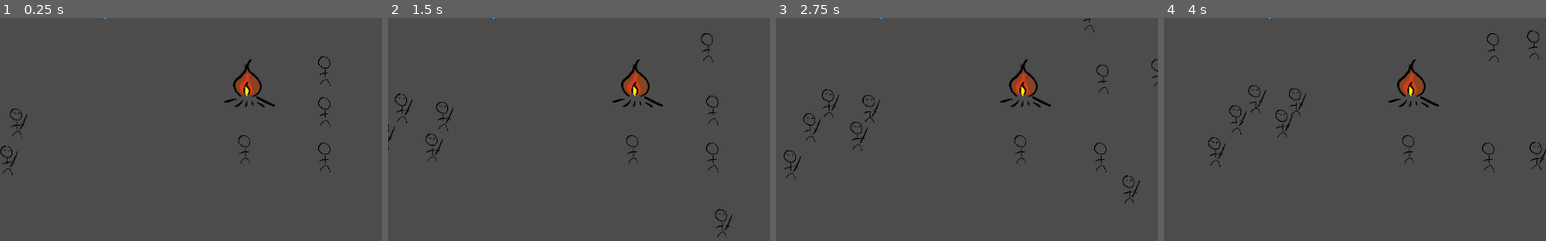
Above: before the commit, frames 1-4 (left to right).
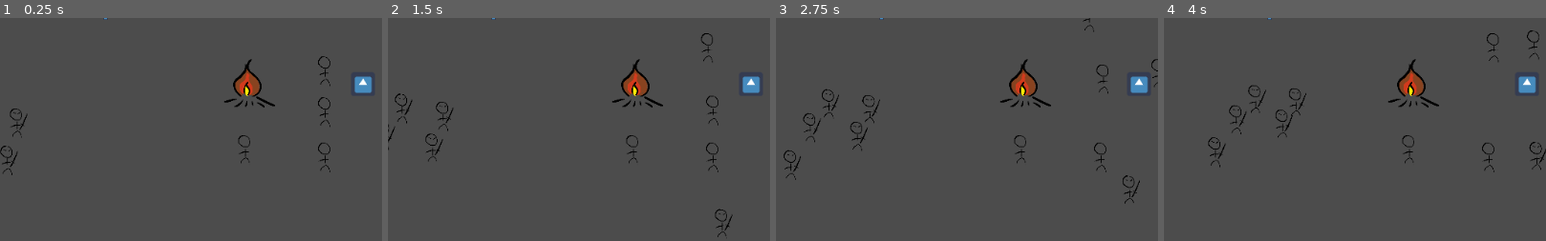
Above: after the commit, the same moments.

Repository: fedzel/pimi-tdogotit
Game: Godot game, scene res://Scenes/World.tscn
Two runs of this game, one before a commit and one after it. Both use one fixed random seed, a clock stepped at 60 frames per second and the inputs below. The engine's default icon, where the game draws it, is replaced by a stand-in: a white triangle on a blue panel in a dark square.
Inputs (mouse positions are % of the whole screen's width and height, from its top left):
- Up to frame 1 (0.25 s): no input
- Up to frame 2 (1.5 s): move the mouse to (54, 14) at 0.52 s; press the mouse at (54, 14) at 0.53 s; move the mouse to (59, 20) at 1.27 s; release the mouse at (59, 20) at 1.28 s; tap Middle mouse button (middle_mouse_button) at 1.35 s; click (59, 20) at 1.42 s
- Up to frame 3 (2.75 s): move the mouse to (60, 11) at 2.02 s; press the mouse at (60, 11) at 2.03 s
- Up to frame 4 (4 s): move the mouse to (76, 74) at 2.77 s; release the mouse at (76, 74) at 2.78 s; tap Middle mouse button (middle_mouse_button) at 2.85 s; click (76, 74) at 2.92 s; move the mouse to (71, 80) at 3.52 s; press the mouse at (71, 80) at 3.53 s
The pictures show only the part of the screen within x 14-64%, y 31-81%; the shares and areas given below are measured in that part.

The runs differ from the first frame. In frame 1, 0.4% of the frame differs, in the area x 92-98%, y 26-34%; in frame 2, 0.4%; in frame 3, 0.4%; in frame 4, 0.4%.

Commit message:
Storage implemented

Diff:
--- /dev/null
+++ b/Scenes/Storage.tscn
@@ -0,0 +1,15 @@
+[gd_scene load_steps=4 format=2]
+
+[ext_resource path="res://Scenes/Building.tscn" type="PackedScene" id=1]
+[ext_resource path="res://Scripts/Storage.gd" type="Script" id=2]
+[ext_resource path="res://icon.png" type="Texture" id=3]
+
+[node name="Storage" index="0" instance=ExtResource( 1 )]
+script = ExtResource( 2 )
+
+[node name="Sprite" parent="." index="1"]
+scale = Vector2( 0.5, 0.5 )
+texture = ExtResource( 3 )
+
+[node name="SmokeParticle" parent="." index="2"]
+visible = false
--- a/Scenes/Tower.tscn
+++ b/Scenes/Tower.tscn
@@ -4,7 +4,7 @@
 [ext_resource path="res://Scripts/Tower.gd" type="Script" id=2]
 [ext_resource path="res://icon.png" type="Texture" id=3]
 
-[node name="Tower" index="0" instance=ExtResource( 1 )]
+[node name="Tower" instance=ExtResource( 1 )]
 script = ExtResource( 2 )
 
 [node name="Sprite" parent="." index="1"]
--- a/Scenes/World.tscn
+++ b/Scenes/World.tscn
@@ -13,6 +13,7 @@
 [ext_resource path="res://Scenes/GUI.tscn" type="PackedScene" id=11]
 [ext_resource path="res://Scenes/UI.tscn" type="PackedScene" id=12]
 [ext_resource path="res://Scenes/Mobspawner.tscn" type="PackedScene" id=13]
+[ext_resource path="res://Scenes/Storage.tscn" type="PackedScene" id=14]
 
 [sub_resource type="NavigationPolygon" id=1]
 vertices = PoolVector2Array( -321.554, -291.955, 1328.64, -322.068, 1263.81, 802.44, -301.946, 787.073 )
@@ -145,3 +146,6 @@
 
 [node name="Mobspawner" parent="." instance=ExtResource( 13 )]
 position = Vector2( 366.423, 457.104 )
+
+[node name="Storage" parent="." instance=ExtResource( 14 )]
+position = Vector2( 626.044, 272.412 )
--- a/Scripts/Global/BuildingList.gd
+++ b/Scripts/Global/BuildingList.gd
@@ -1,6 +1,7 @@
 extends Node
 
 var bonfire
+var storage
 
 var towers = []
 var woods = []
--- /dev/null
+++ b/Scripts/Storage.gd
@@ -0,0 +1,6 @@
+extends "res://Scripts/Building.gd"
+class_name Storage
+
+func _ready():
+	_maxHitpoints = 3000
+	BuildingList.storage = self
--- a/Scripts/Tasks/WoodTask.gd
+++ b/Scripts/Tasks/WoodTask.gd
@@ -1,7 +1,7 @@
 extends "res://Scripts/Tasks/Task.gd"
 class_name WoodTask
 
-var bonfire: Bonfire
+var storage: Storage
 var woods
 
 var _goingToTree = true
@@ -9,8 +9,8 @@
 var _maxChopTime = 2
 var _maxUnloadTime = 1
 
-func _init(bonfireIn, woodsIn):
-	self.bonfire = bonfireIn
+func _init(storageIn, woodsIn):
+	self.storage = storageIn
 	self.woods = woodsIn
 
 func start(mob: Mob):
@@ -23,9 +23,9 @@
 			if _workTime > _maxChopTime:
 				_workTime = 0
 				_goingToTree = false
-				mob.setTarget(bonfire.position)
+				mob.setTarget(storage.position)
 	else:
-		if self.isAtLocation(mob, self.bonfire.position):
+		if self.isAtLocation(mob, self.storage.position):
 			_workTime += delta
 			if _workTime > _maxUnloadTime:
 				_workTime = 0
--- a/Scripts/Tree.gd
+++ b/Scripts/Tree.gd
@@ -17,6 +17,6 @@
 	if event is InputEventMouseButton:
 		var mouseEvent = event as InputEventMouseButton
 		if mouseEvent.is_pressed() && mouseEvent.button_index == BUTTON_LEFT:
-			var task = WoodTask.new(BuildingList.bonfire, self)
+			var task = WoodTask.new(BuildingList.storage, self)
 			TaskList.tasks.append(task)
 			print("Task Created")
--- a/project.godot
+++ b/project.godot
@@ -44,6 +44,11 @@
 "language": "GDScript",
 "path": "res://Scripts/Soldier.gd"
 }, {
+"base": "KinematicBody2D",
+"class": "Storage",
+"language": "GDScript",
+"path": "res://Scripts/Storage.gd"
+}, {
 "base": "Node",
 "class": "Task",
 "language": "GDScript",
@@ -77,6 +82,7 @@
 "Mob": "",
 "SaboteurEnemy": "",
 "SoldierEnemy": "",
+"Storage": "",
 "Task": "",
 "Tower": "",
 "Villager": "",
Not shown: 1 places in Scenes/World.tscn that only renumber resources
